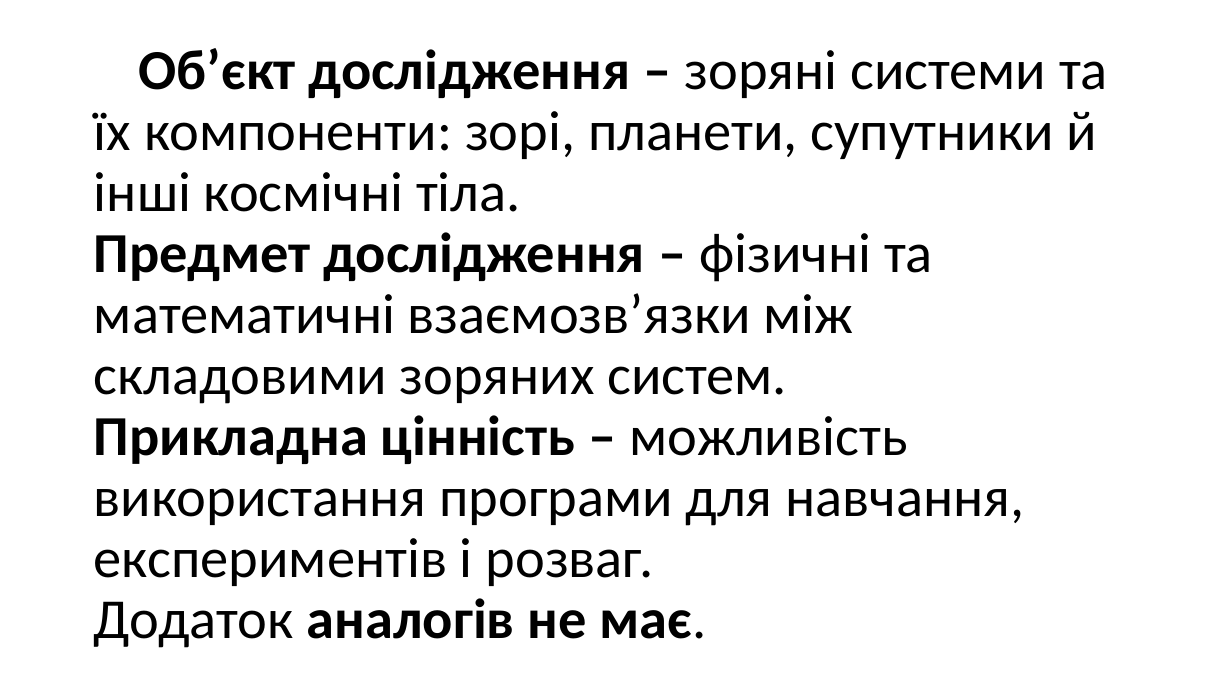
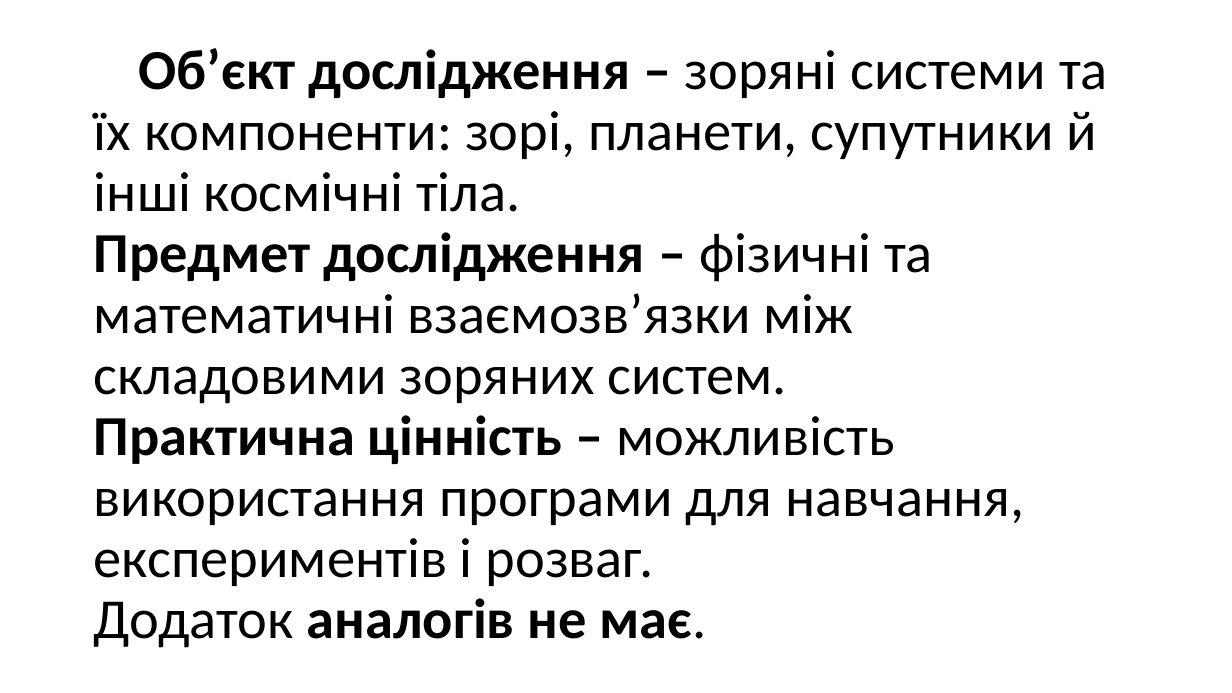
Before and after one commit to maldenol/spacepioneers, a slide deck: slide 3 of МАНУ2020.pptx. Drawn at 1232x693 pixels with LibreOffice and Linux fonts; fonts in the diff are those of the drawing; background and template pictures are left out. Boxes give left, top, right and bottom in pixels: in the first picture for what was removed or moved away, otherwise in the second. Text is boxed around its words. In the diff, an @@ line names an element or a change of style, - is before the commit and + after.

```diff
--- a/МАНУ2020.pptx
+++ b/МАНУ2020.pptx
@@ title at <box>94,48,1108,648</box>: text changed @@
-Об’єкт дослідження – зоряні системи та їх компоненти: зорі, планети, супутники й інші космічні тіла.
-Предмет дослідження – фізичні та математичні взаємозв’язки між складовими зоряних систем.
-Прикладна цінність – можливість використання програми для навчання, експериментів і розваг.
-Додаток аналогів не має.
+Об’єкт дослідження – зоряні системи та їх компоненти: зорі, планети, супутники й інші космічні тіла.
+Предмет дослідження – фізичні та математичні взаємозв’язки між складовими зоряних систем.
+Практична цінність – можливість використання програми для навчання, експериментів і розваг.
+Додаток аналогів не має.
```
Also in this commit, not shown: 3 other slides changed, 1 slide removed, 1 other file.
